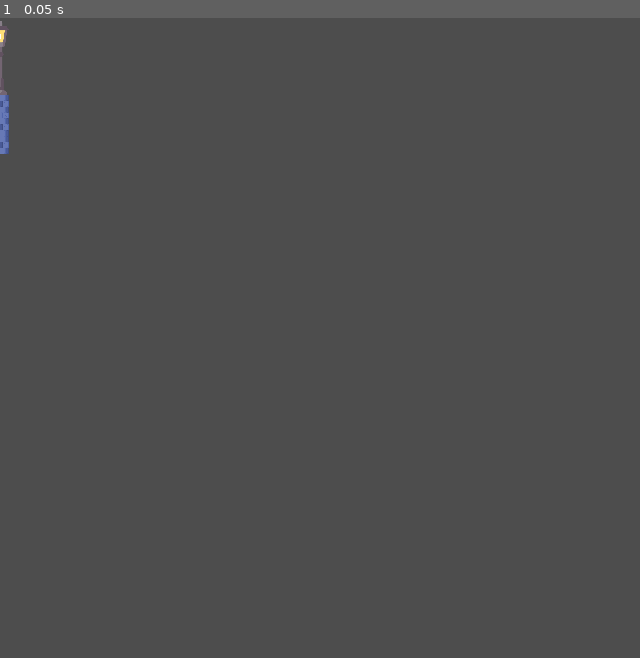
Above: before the commit, frame 1.
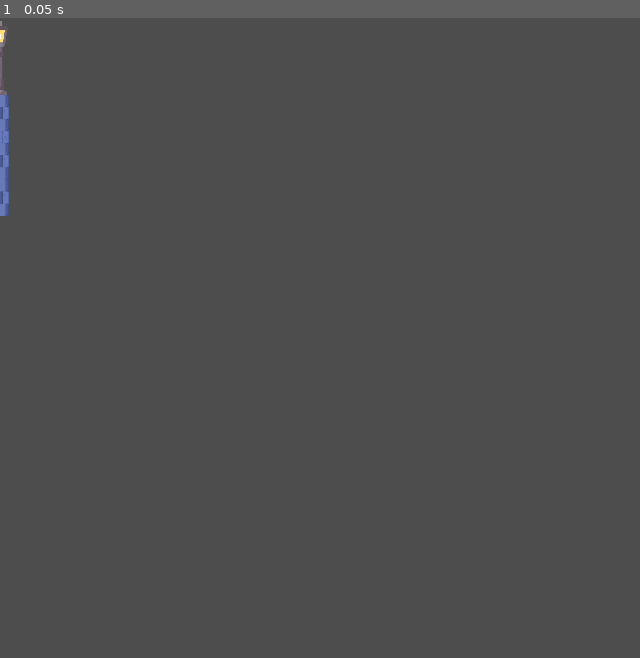
Above: after the commit, the same moment.

Repository: DewaldoDev/bubble
Game: Godot game, scene res://scenes/obsticles/lamp_obsticle.tscn
The game is run twice, just before and just after one commit, with the same random seed, the same clock (stepped at 60 frames per second) and the same inputs. This scene is started directly instead of the project's main scene.
Inputs:
- Up to frame 1 (0.05 s): no input

The runs differ from the first frame. In frame 1, 0.2% of the frame differs, in the area x 0-2%, y 12-31%.

Commit message:
sound effects

Diff:
--- a/default_bus_layout.tres
+++ b/default_bus_layout.tres
@@ -4,12 +4,17 @@
 resource_name = "Capture"
 
 [resource]
-bus/0/mute = true
-bus/1/name = &"Capture"
+bus/1/name = &"muted"
 bus/1/solo = false
-bus/1/mute = false
+bus/1/mute = true
 bus/1/bypass_fx = false
 bus/1/volume_db = 0.0
 bus/1/send = &"Master"
-bus/1/effect/0/effect = SubResource("AudioEffectCapture_qtim0")
-bus/1/effect/0/enabled = true
+bus/2/name = &"Capture"
+bus/2/solo = false
+bus/2/mute = false
+bus/2/bypass_fx = false
+bus/2/volume_db = 0.0
+bus/2/send = &"muted"
+bus/2/effect/0/effect = SubResource("AudioEffectCapture_qtim0")
+bus/2/effect/0/enabled = true
--- a/scenes/bubble.gd
+++ b/scenes/bubble.gd
@@ -32,5 +32,4 @@
 
 func pop():
 	print("dead")
-	#$AudioManager.play_fx(0)
 	$AnimatedSprite2D.play("death")
--- a/scenes/main.gd
+++ b/scenes/main.gd
@@ -106,15 +106,15 @@
 	pipes.append(pipeObj2)
 
 func stopGame():
+	$popSFX.play()
 	gameRun=false
 	$Timer.stop()
 	$bubble.pop()
 
 func scoreIncrement(): # scrollSpeed, pipeGap, timer
-
+	$scoreSFX.play()
 	score+=1
 	label.text = str(score)
-	$AudioManager.play_fx(1)
 
 	if score == 2:
 		scrollSpeed=3
--- a/scenes/main.tscn
+++ b/scenes/main.tscn
@@ -17,8 +17,7 @@
 [ext_resource type="Texture2D" uid="uid://deei4xa4g1vb4" path="res://Assets/blow.png" id="15_y371w"]
 [ext_resource type="Texture2D" uid="uid://cuwqd8nwqcjgs" path="res://Assets/ready.png" id="16_cyr74"]
 [ext_resource type="Texture2D" uid="uid://1k1a222lyx1w" path="res://Assets/set.png" id="17_7iorw"]
-[ext_resource type="PackedScene" uid="uid://b2yrjlexgqqvi" path="res://addons/audio-manager/AudioManager.tscn" id="17_isvxb"]
-[ext_resource type="AudioStream" uid="uid://byckb5y617d68" path="res://addons/audioFiles/obsticle complete.mp3" id="18_bjjw8"]
+[ext_resource type="AudioStream" uid="uid://1kf71dqar3pp" path="res://addons/audioFiles/obsticle complete (2).mp3" id="18_uo26a"]
 [ext_resource type="AudioStream" uid="uid://yf47lqh5cgc4" path="res://addons/audioFiles/pop sound.mp3" id="19_fr5et"]
 
 [sub_resource type="CircleShape2D" id="CircleShape2D_yw3j2"]
@@ -343,8 +342,16 @@
 "": SubResource("AnimationLibrary_wpea4")
 }
 
-[node name="AudioManager" parent="." instance=ExtResource("17_isvxb")]
-effects = Array[Resource]([ExtResource("18_bjjw8"), ExtResource("19_fr5et")])
+[node name="blowSFX" type="AudioStreamPlayer2D" parent="."]
+
+[node name="scoreSFX" type="AudioStreamPlayer" parent="."]
+stream = ExtResource("18_uo26a")
+volume_db = 1.253
+
+[node name="popSFX" type="AudioStreamPlayer" parent="."]
+stream = ExtResource("19_fr5et")
+volume_db = 1.253
+pitch_scale = 1.04
 
 [connection signal="audio_changed" from="." to="bubble" method="_on_main_audio_changed"]
 [connection signal="timeout" from="Timer" to="." method="_on_timer_timeout"]
--- a/scenes/obsticles/lamp_obsticle.tscn
+++ b/scenes/obsticles/lamp_obsticle.tscn
@@ -50,8 +50,8 @@
 texture = ExtResource("4_6crnt")
 
 [node name="OBlueBricks" type="Sprite2D" parent="."]
-position = Vector2(0, 106.387)
-scale = Vector2(0.0351563, 0.0622128)
+position = Vector2(0, 137.387)
+scale = Vector2(0.0351563, 0.127339)
 texture = ExtResource("5_rwkwd")
 
 [connection signal="body_entered" from="." to="." method="_on_body_entered"]
Not shown, added: addons/audioFiles/obsticle complete (2).mp3.import
Not shown, removed: addons/audioFiles/obsticle complete.mp3.import
Not shown: 1 places in scenes/main.tscn that only renumber resources
Not shown, added: addons/audioFiles/obsticle complete (2).mp3
Not shown, removed: addons/audioFiles/obsticle complete.mp3
